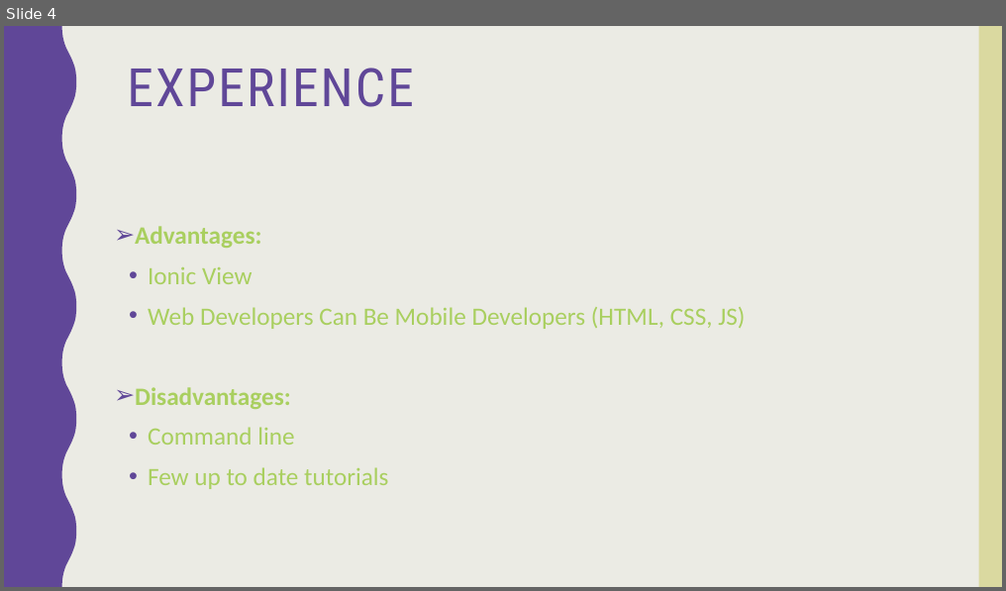
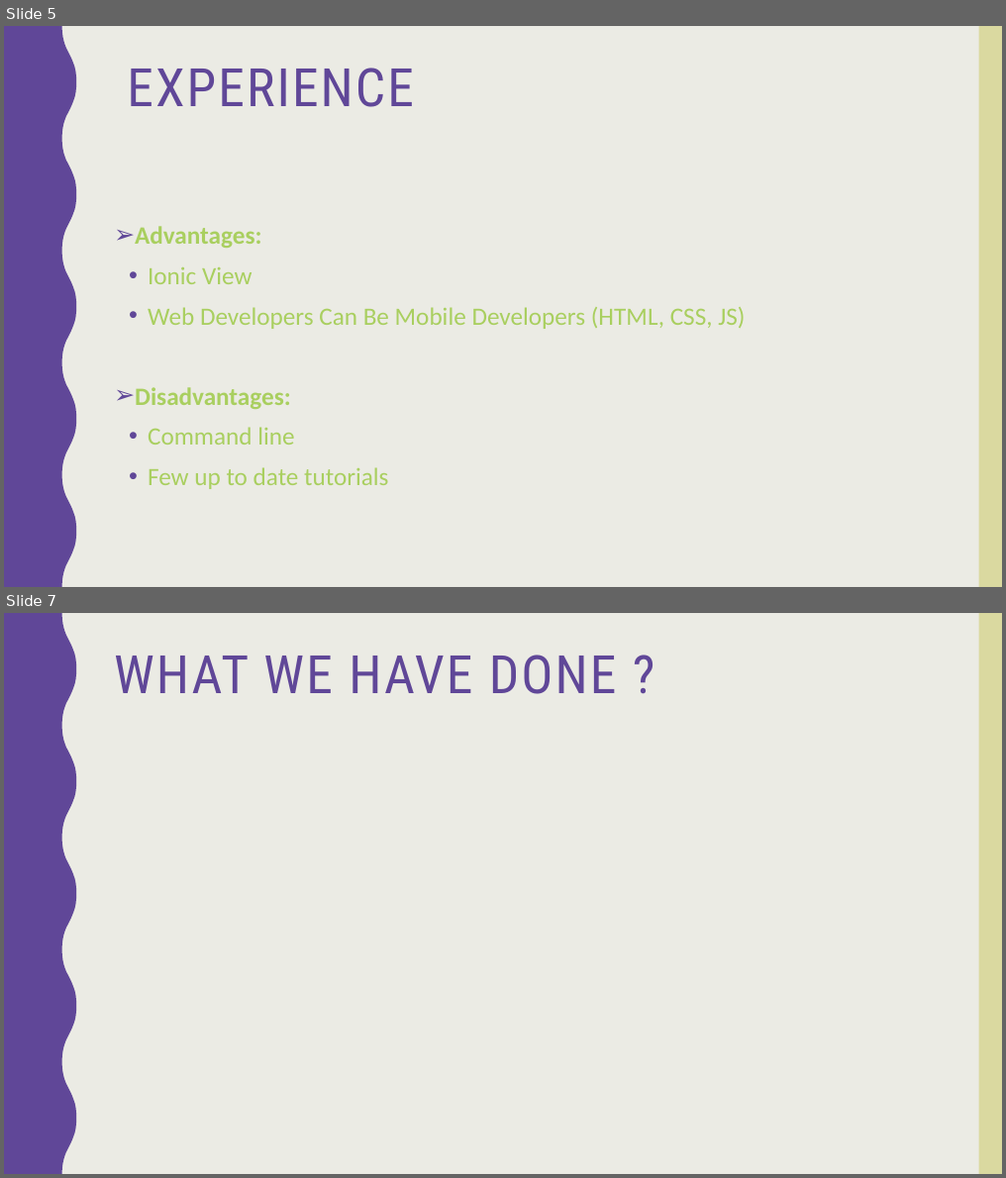
Before and after one commit to norahK/444SWE-Project, a slide deck: Pick a dish app.pptx. Shown one above the other, each under a label of ours: slide 4 before the commit, slides 5 and 7 after it; the slides between them are not shown. The pictures are 1006x591 and 1006x1178 pixels, drawn with LibreOffice and Linux fonts; fonts in the diff are those of the drawing. Boxes give left, top, right and bottom in pixels: in the first picture for what was removed or moved away, otherwise in the second. Text is boxed around its words. In the diff, an @@ line names an element or a change of style, - is before the commit and + after.

```diff
--- a/Pick a dish app.pptx
+++ b/Pick a dish app.pptx
@@ slide 7 added at (4,613,1002,1174), background #EBEBE4; not listed: 2 template elements that a slide beside it also shows @@
@@ title added at (114,655,617,694), 51 pt, text #604798 @@
+WHAT WE HAVE DONE ?
@@ what was slide 4 is now slide 5 @@
```
Also in this commit, not shown: 5 other slides added, 3 slides removed, 3 other files.
